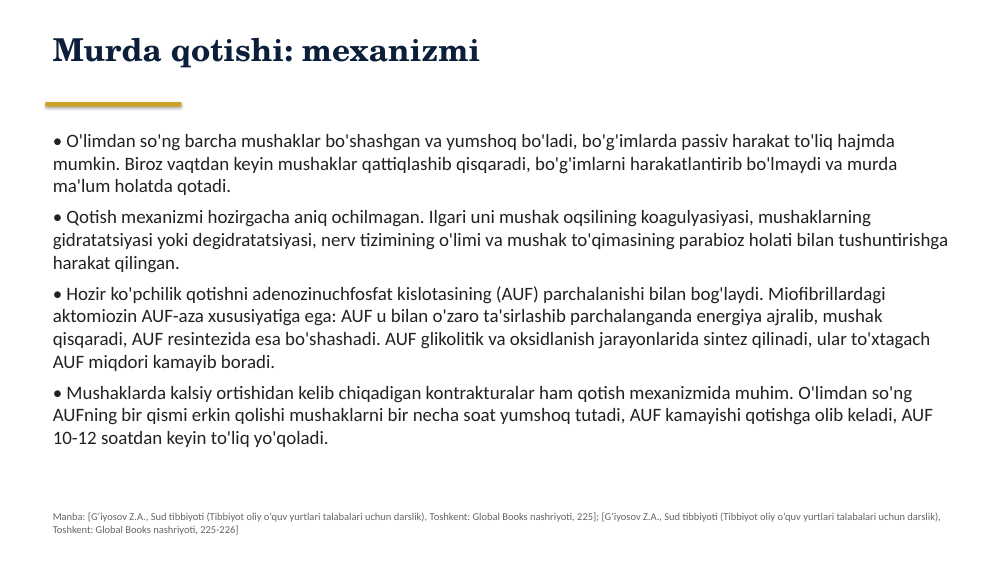
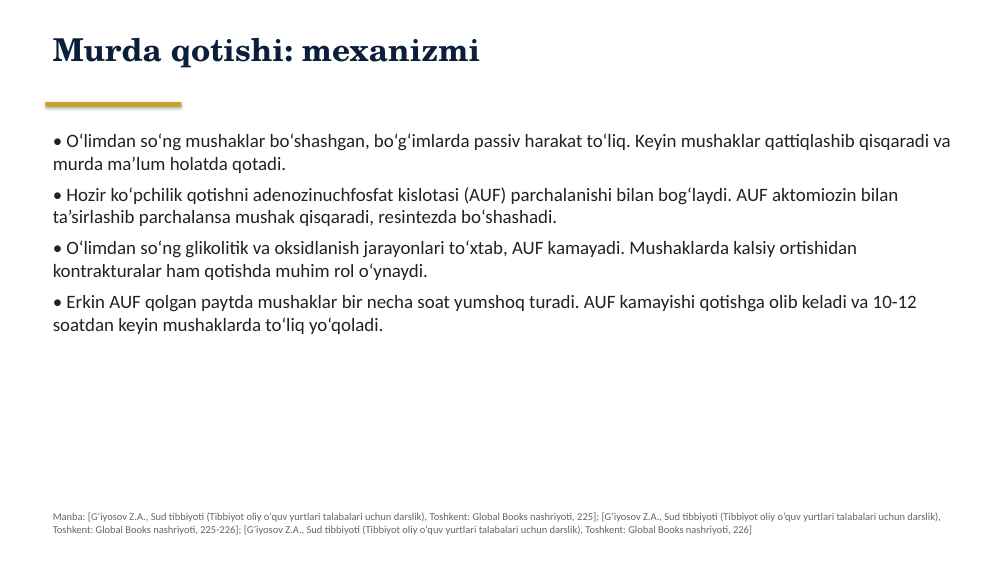
Before and after one commit to davlatsudekspert/forensic-expert, a slide deck: slide 24 of out/4-kurs-davolash-01.pptx. Drawn at 1008x567 pixels with LibreOffice and Linux fonts; fonts in the diff are those of the drawing. Boxes give left, top, right and bottom in pixels: in the first picture for what was removed or moved away, otherwise in the second. Text is boxed around its words. In the diff, an @@ line names an element or a change of style, - is before the commit and + after.

```diff
--- a/out/4-kurs-davolash-01.pptx
+++ b/out/4-kurs-davolash-01.pptx
@@ text at (53, 133, 950, 334): text changed @@
-• O'limdan so'ng barcha mushaklar bo'shashgan va yumshoq bo'ladi, bo'g'imlarda passiv harakat to'liq hajmda mumkin. Biroz vaqtdan keyin mushaklar qattiqlashib qisqaradi, bo'g'imlarni harakatlantirib bo'lmaydi va murda ma'lum holatda qotadi.
-• Qotish mexanizmi hozirgacha aniq ochilmagan. Ilgari uni mushak oqsilining koagulyasiyasi, mushaklarning gidratatsiyasi yoki degidratatsiyasi, nerv tizimining o'limi va mushak to'qimasining parabioz holati bilan tushuntirishga harakat qilingan.
-• Hozir ko'pchilik qotishni adenozinuchfosfat kislotasining (AUF) parchalanishi bilan bog'laydi. Miofibrillardagi aktomiozin AUF-aza xususiyatiga ega: AUF u bilan o'zaro ta'sirlashib parchalanganda energiya ajralib, mushak qisqaradi, AUF resintezida esa bo'shashadi. AUF glikolitik va oksidlanish jarayonlarida sintez qilinadi, ular to'xtagach AUF miqdori kamayib boradi.
-• Mushaklarda kalsiy ortishidan kelib chiqadigan kontrakturalar ham qotish mexanizmida muhim. O'limdan so'ng AUFning bir qismi erkin qolishi mushaklarni bir necha soat yumshoq tutadi, AUF kamayishi qotishga olib keladi, AUF 10-12 soatdan keyin to'liq yo'qoladi.
+• O‘limdan so‘ng mushaklar bo‘shashgan, bo‘g‘imlarda passiv harakat to‘liq. Keyin mushaklar qattiqlashib qisqaradi va murda ma’lum holatda qotadi.
+• Hozir ko‘pchilik qotishni adenozinuchfosfat kislotasi (AUF) parchalanishi bilan bog‘laydi. AUF aktomiozin bilan ta’sirlashib parchalansa mushak qisqaradi, resintezda bo‘shashadi.
+• O‘limdan so‘ng glikolitik va oksidlanish jarayonlari to‘xtab, AUF kamayadi. Mushaklarda kalsiy ortishidan kontrakturalar ham qotishda muhim rol o‘ynaydi.
+• Erkin AUF qolgan paytda mushaklar bir necha soat yumshoq turadi. AUF kamayishi qotishga olib keladi va 10-12 soatdan keyin mushaklarda to‘liq yo‘qoladi.
@@ text at (53, 512, 940, 535): text changed @@
-Manba: [G‘iyosov Z.A., Sud tibbiyoti (Tibbiyot oliy o‘quv yurtlari talabalari uchun darslik), Toshkent: Global Books nashriyoti, 225]; [G‘iyosov Z.A., Sud tibbiyoti (Tibbiyot oliy o‘quv yurtlari talabalari uchun darslik), Toshkent: Global Books nashriyoti, 225-226]
+Manba: [G‘iyosov Z.A., Sud tibbiyoti (Tibbiyot oliy o‘quv yurtlari talabalari uchun darslik), Toshkent: Global Books nashriyoti, 225]; [G‘iyosov Z.A., Sud tibbiyoti (Tibbiyot oliy o‘quv yurtlari talabalari uchun darslik), Toshkent: Global Books nashriyoti, 225-226]; [G‘iyosov Z.A., Sud tibbiyoti (Tibbiyot oliy o‘quv yurtlari talabalari uchun darslik), Toshkent: Global Books nashriyoti, 226]
```
Also in this commit, not shown: 39 other slides changed, 3 slides added, 22 other files.
